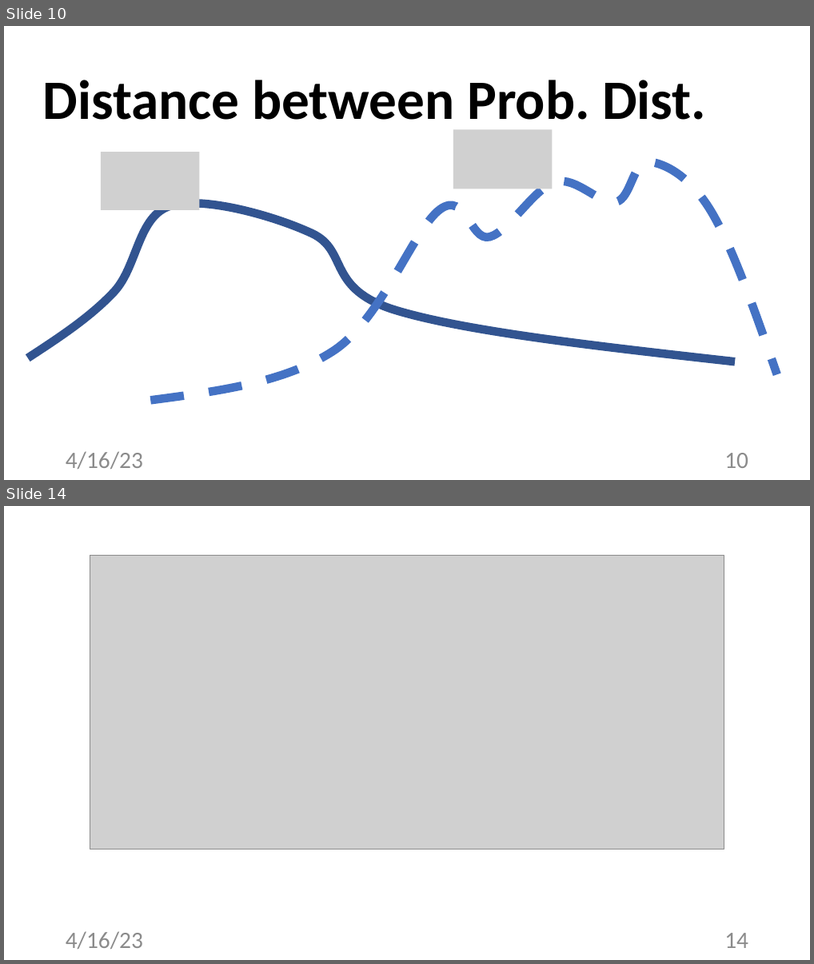
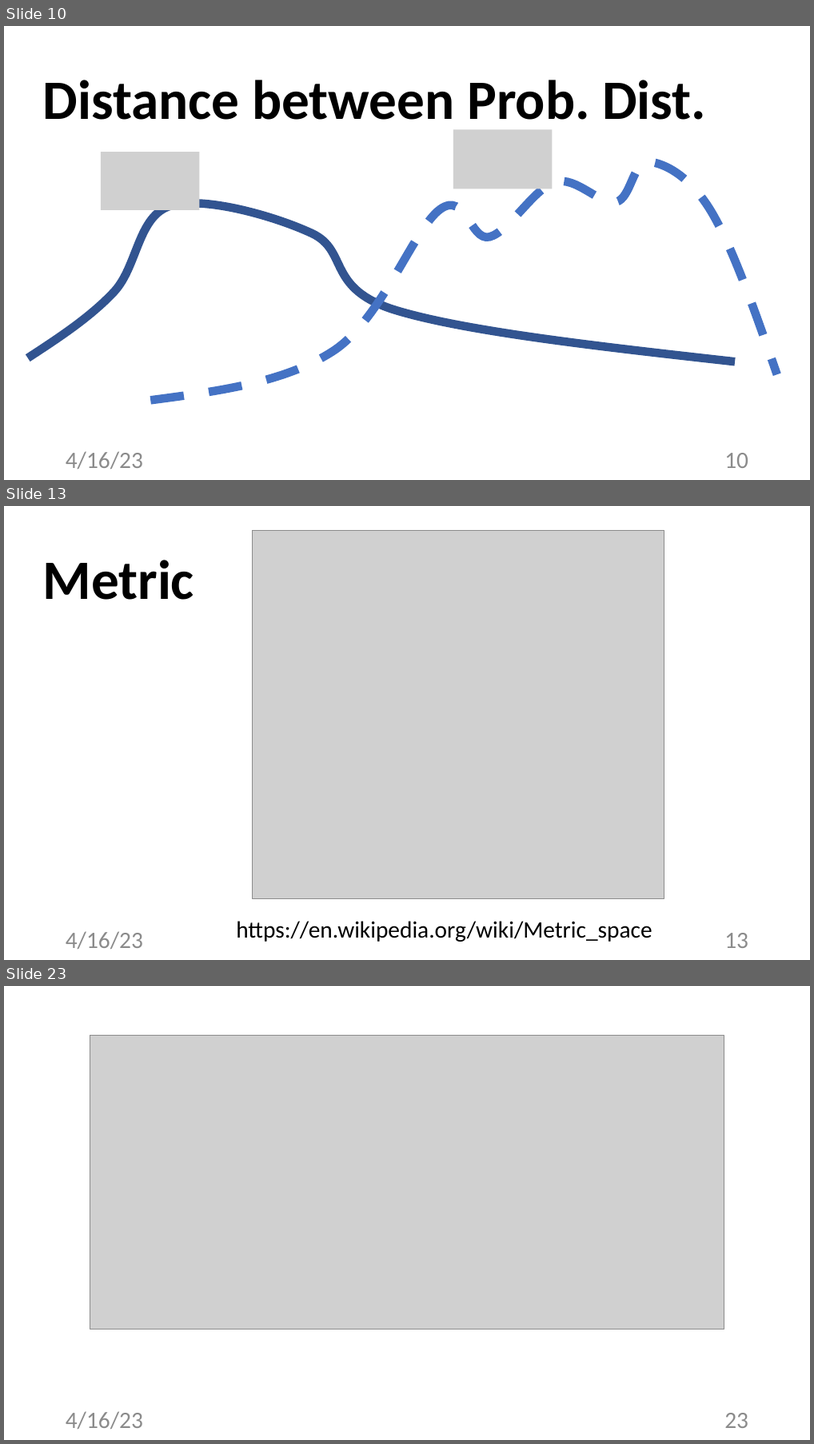
Before and after one commit to alexjungaalto/FederatedLearning, a slide deck: slides/CS-E4740_GraphLearning.pptx. Shown one above the other, each under a label of ours: slides 10 and 14 before the commit, slides 10, 13 and 23 after it; the slides between them are not shown. The pictures are 814x964 and 814x1444 pixels, drawn with LibreOffice and Linux fonts; fonts in the diff are those of the drawing; grey boxes stand for pictures. Boxes give left, top, right and bottom in pixels: in the first picture for what was removed or moved away, otherwise in the second. Text is boxed around its words. In the diff, an @@ line names an element or a change of style, - is before the commit and + after.

```diff
--- a/slides/CS-E4740_GraphLearning.pptx
+++ b/slides/CS-E4740_GraphLearning.pptx
@@ slide 13 added at [4, 506, 810, 960], background #FFFFFF @@
@@ picture added at [253, 530, 665, 899] @@
@@ title added at [43, 560, 194, 600], 66 pt, text #000000, bold @@
+Metric
@@ text added at [66, 931, 143, 948], 28 pt, text #8C8C8C @@
+4/16/23
@@ text added at [236, 920, 652, 941], 28 pt, text #000000 @@
+https://en.wikipedia.org/wiki/Metric_space
@@ page number added at [725, 932, 749, 948], 28 pt, text #8C8C8C @@
+13
@@ what was slide 14 is now slide 23 @@
@@ page number at [725, 1412, 749, 1428]: text changed @@
-14
+23
```
Also in this commit, not shown: 4 slides changed, 8 other slides added, 1 slide removed, 3 other files.
